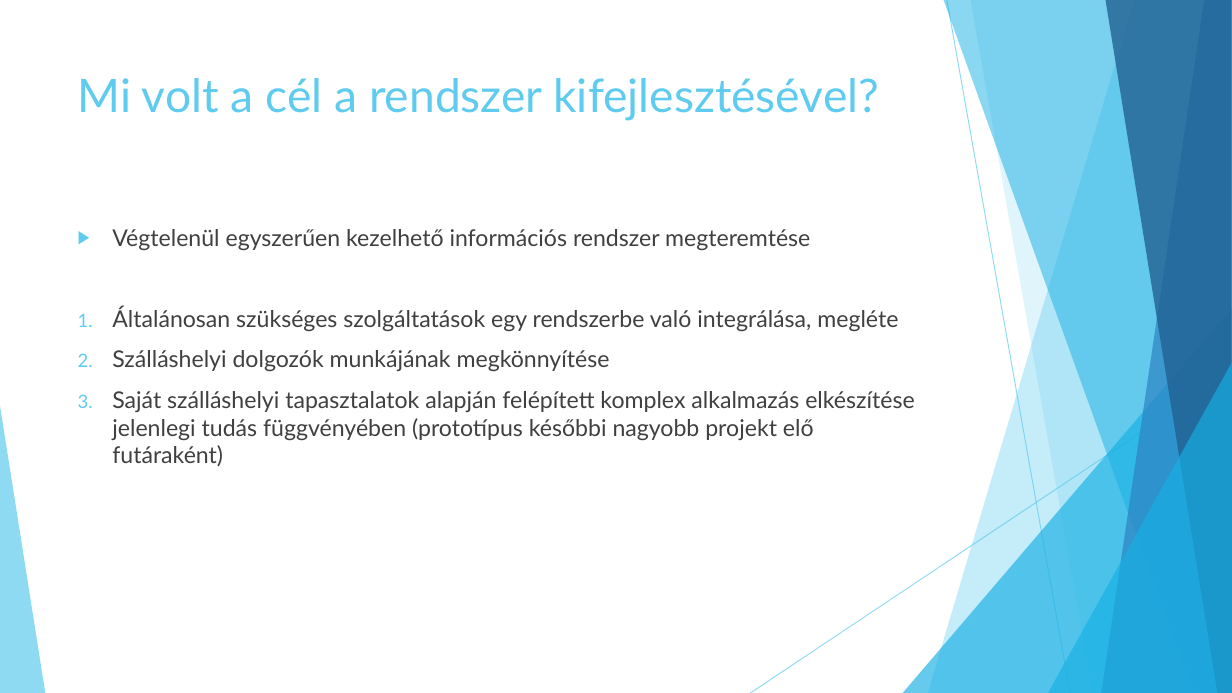
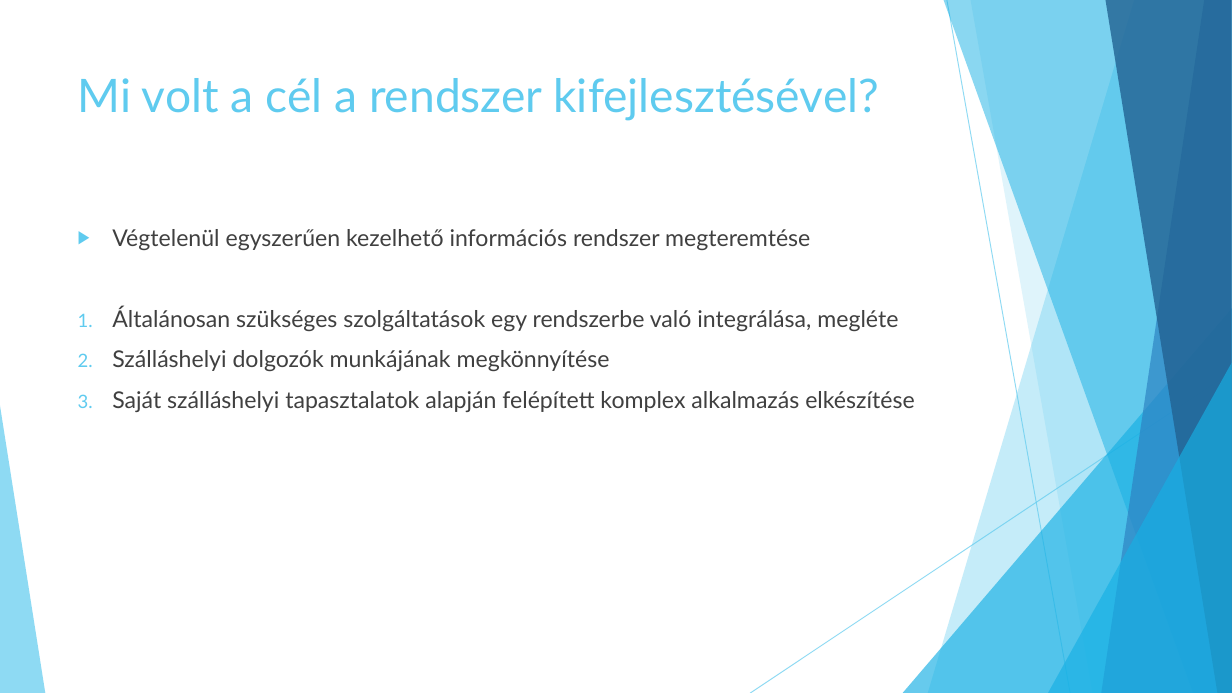
Before and after one commit to jbence1994/Virtual-Receptionist-projection, a slide deck: slide 3 of documentation/VR.pptx. Drawn at 1232x693 pixels with LibreOffice and Linux fonts; fonts in the diff are those of the drawing. Boxes give left, top, right and bottom in pixels: in the first picture for what was removed or moved away, otherwise in the second. Text is boxed around its words. In the diff, an @@ line names an element or a change of style, - is before the commit and + after.

```diff
--- a/documentation/VR.pptx
+++ b/documentation/VR.pptx
@@ text at bbox=[112, 391, 915, 412]: text changed @@
-3. Saját szálláshelyi tapasztalatok alapján felépített komplex alkalmazás elkészítése jelenlegi tudás függvényében (prototípus későbbi nagyobb projekt elő futáraként)
+3. Saját szálláshelyi tapasztalatok alapján felépített komplex alkalmazás elkészítése
```
